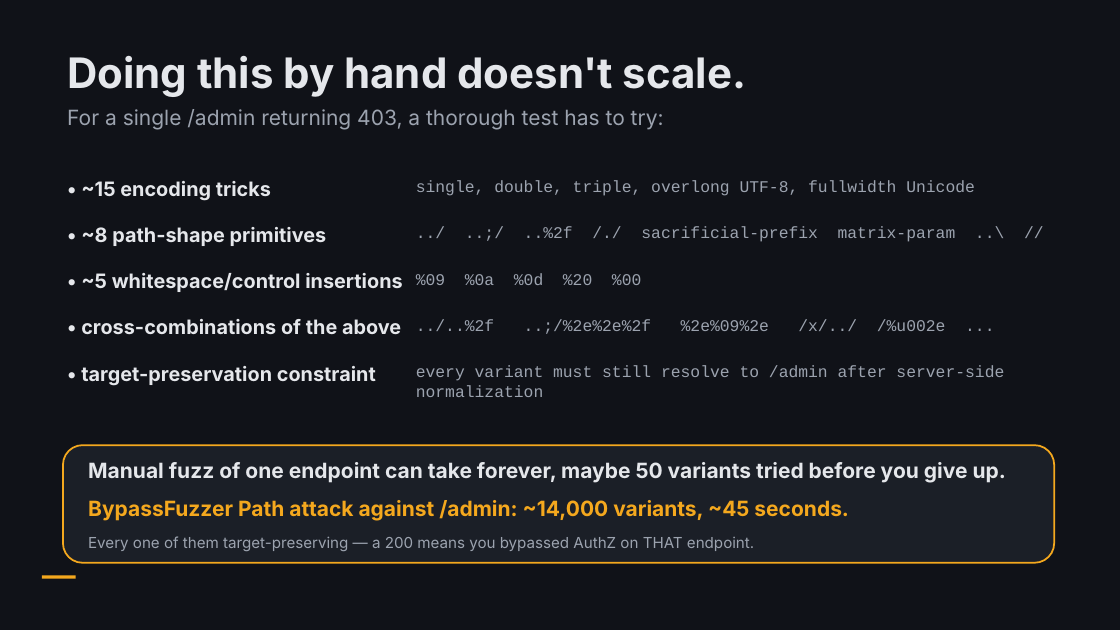
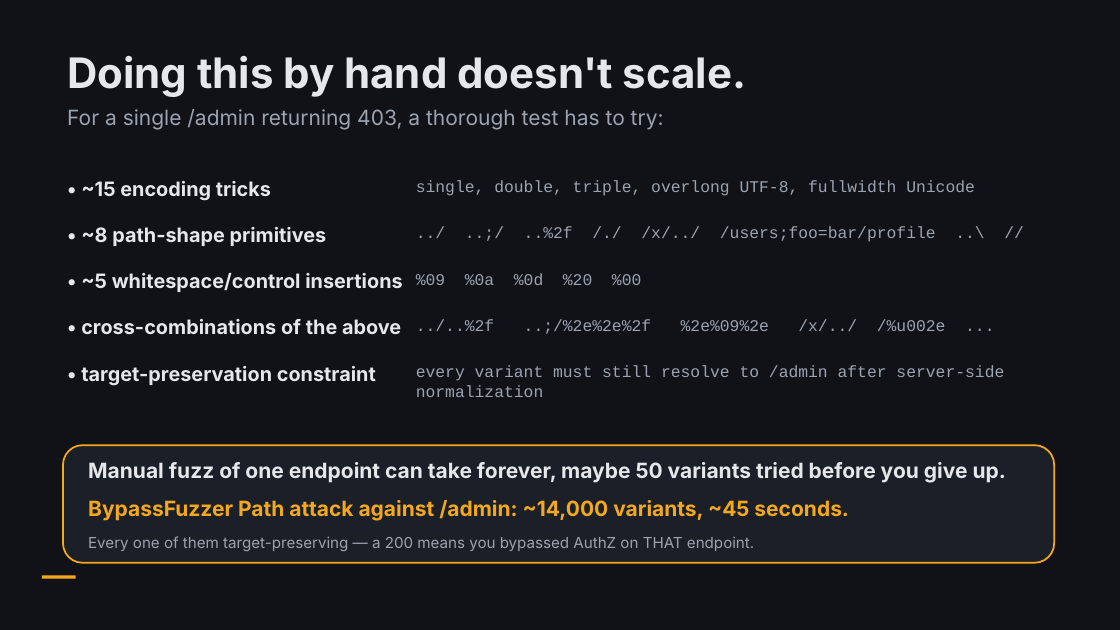
Before and after one commit to NetSPI/BypassFuzzer-Burp, a slide deck: slide 5 of docs/BypassFuzzer-Presentation.pptx. Drawn at 1120x630 pixels with LibreOffice and Linux fonts; fonts in the diff are those of the drawing. Boxes give left, top, right and bottom in pixels: in the first picture for what was removed or moved away, otherwise in the second. Text is boxed around its words. In the diff, an @@ line names an element or a change of style, - is before the commit and + after.

```diff
--- a/docs/BypassFuzzer-Presentation.pptx
+++ b/docs/BypassFuzzer-Presentation.pptx
@@ text at [524, 226, 936, 242]: text changed @@
-../ ..;/ ..%2f /./ sacrificial-prefix matrix-param ..\ //
+../ ..;/ ..%2f /./ /x/../ /users;foo=bar/profile ..\ //
```
Also in this commit, not shown: 1 other slide changed, 5 slides added, 1 slide removed, 7 other files.
